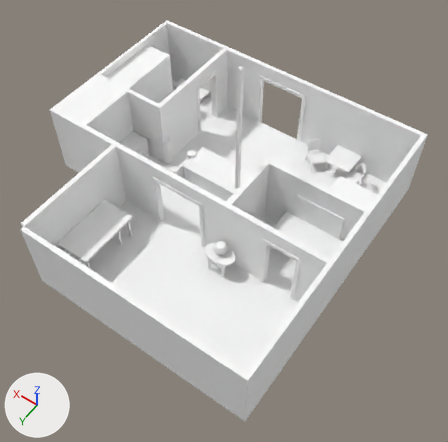
Two versions of the FBX model Assets/Models/blockout ver2-1.fbx, one commit apart.
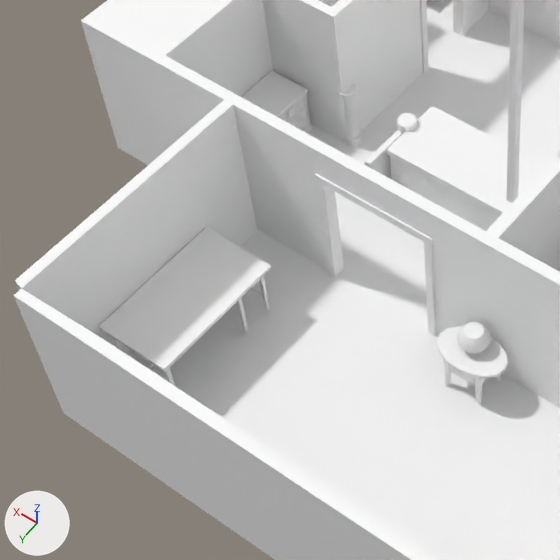
There are two pictures of each version: one whole from a camera (50 mm lens) standing at (-14.9, 17.8, 27.9) and looking at (-3.5, 1.8, 2.8), one close up on the part from 3% to 58% of the width and 23% to 78% of the height. Arrows for +X, +Y and +Z are at lower left; the lights stay in place. Where no turn or scale is listed for an object, it has been applied to the vertices. Vertices at the same position are counted once.

In view in the first close-up: 'poster8'.
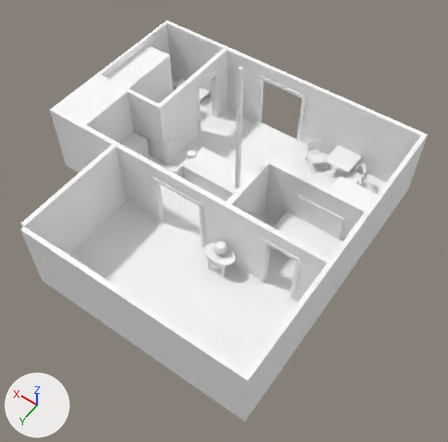
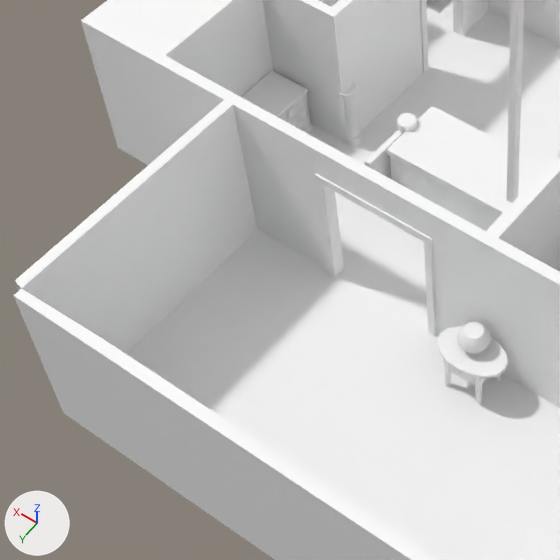
What differs and where, as boxes [x1, y1, x2, y2] in the close-ups (560 x 560 px):
part 1 of me_mesh, deleted: before [99, 227, 271, 386]

The change, as a list of edits to the scene's bpy script:
```text
Change me_mesh:
    where me_mesh.from_pydata(...)  # 3476 vertices, 3444 faces; spans x -9.7..8.2, y -8.3..8.9, z -0.4..10.4
    used by ob_poster8; location = (0.0, 0.0, 0.0)
    me_mesh part 1: the loose piece of 208 vertices spanning x 1.2..3.2, y 3.7..7.3, z 0.0..1.6 is deleted
```
